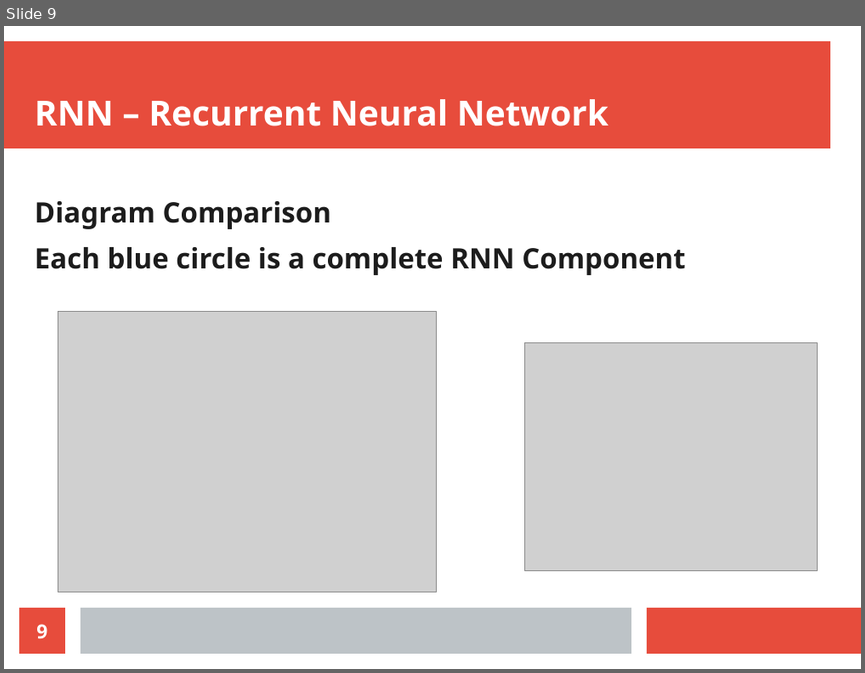
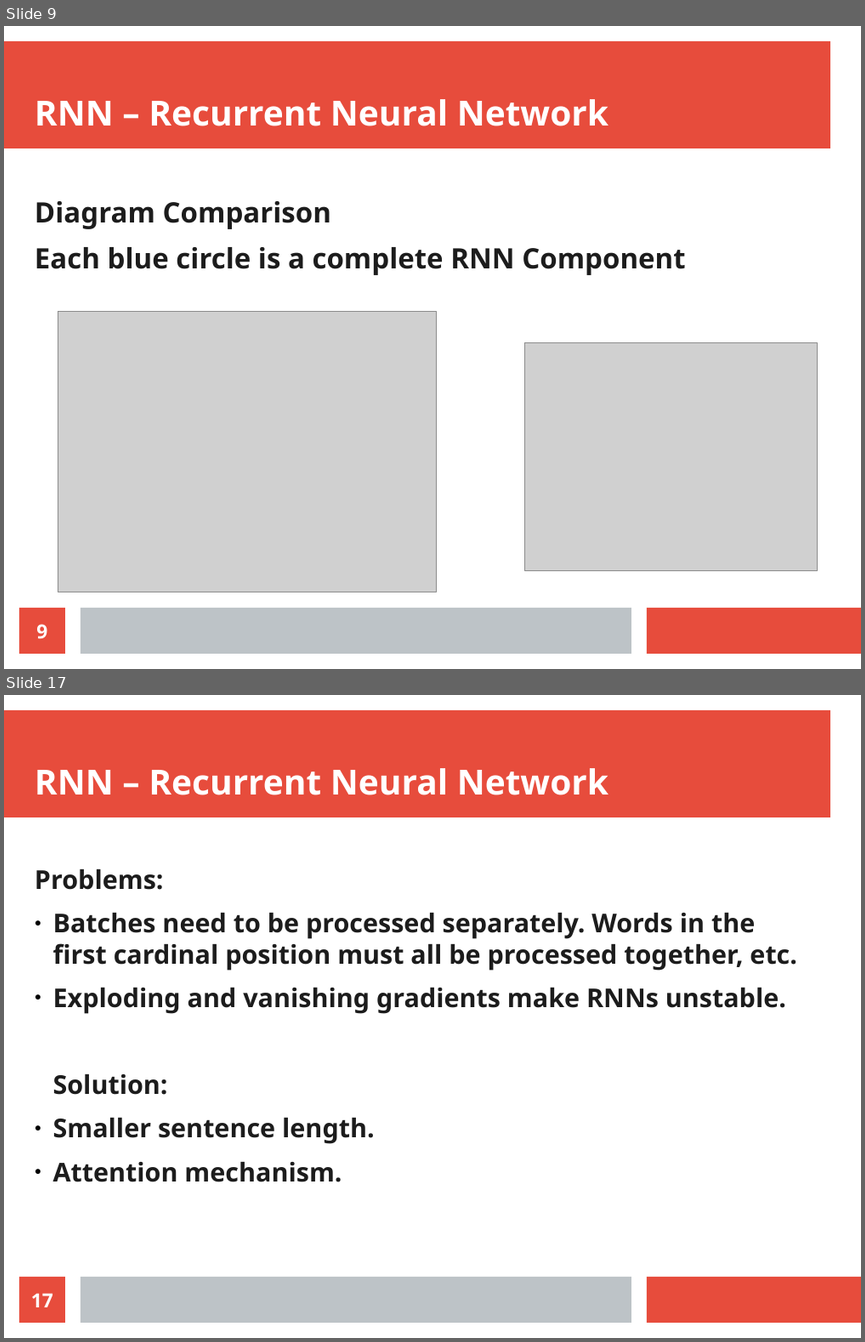
Before and after one commit to radiodee1/liebman_spring20, a slide deck: pdf/thesis_presentation.odp. Shown one above the other, each under a label of ours: slide 9 before the commit, slides 9 and 17 after it; the slides between them are not shown. The pictures are 865x673 and 865x1342 pixels, drawn with LibreOffice and Linux fonts; fonts in the diff are those of the drawing; grey boxes stand for pictures. Boxes give left, top, right and bottom in pixels: in the first picture for what was removed or moved away, otherwise in the second. Text is boxed around its words. In the diff, an @@ line names an element or a change of style, - is before the commit and + after.

```diff
--- a/pdf/thesis_presentation.odp
+++ b/pdf/thesis_presentation.odp
@@ slide 17 added at [4, 695, 861, 1338], background #FFFFFF; not listed: 3 template elements that a slide beside it also shows @@
@@ title added at [35, 768, 608, 795], 32 pt, text #FFFFFF, bold @@
+RNN – Recurrent Neural Network
@@ text added at [35, 869, 797, 1182], 24.1 pt, text #1C1C1C, bold @@
+Problems:
+● Batches need to be processed separately. Words in the first cardinal position must all be processed together, etc.
+● Exploding and vanishing gradients make RNNs unstable.
+Solution:
+● Smaller sentence length.
+● Attention mechanism.
@@ page number added at [19, 1276, 65, 1322], fill #E74C3C, 18 pt, text #FFFFFF, bold @@
+17
```
Also in this commit, not shown: 7 other slides added, 2 other files.
